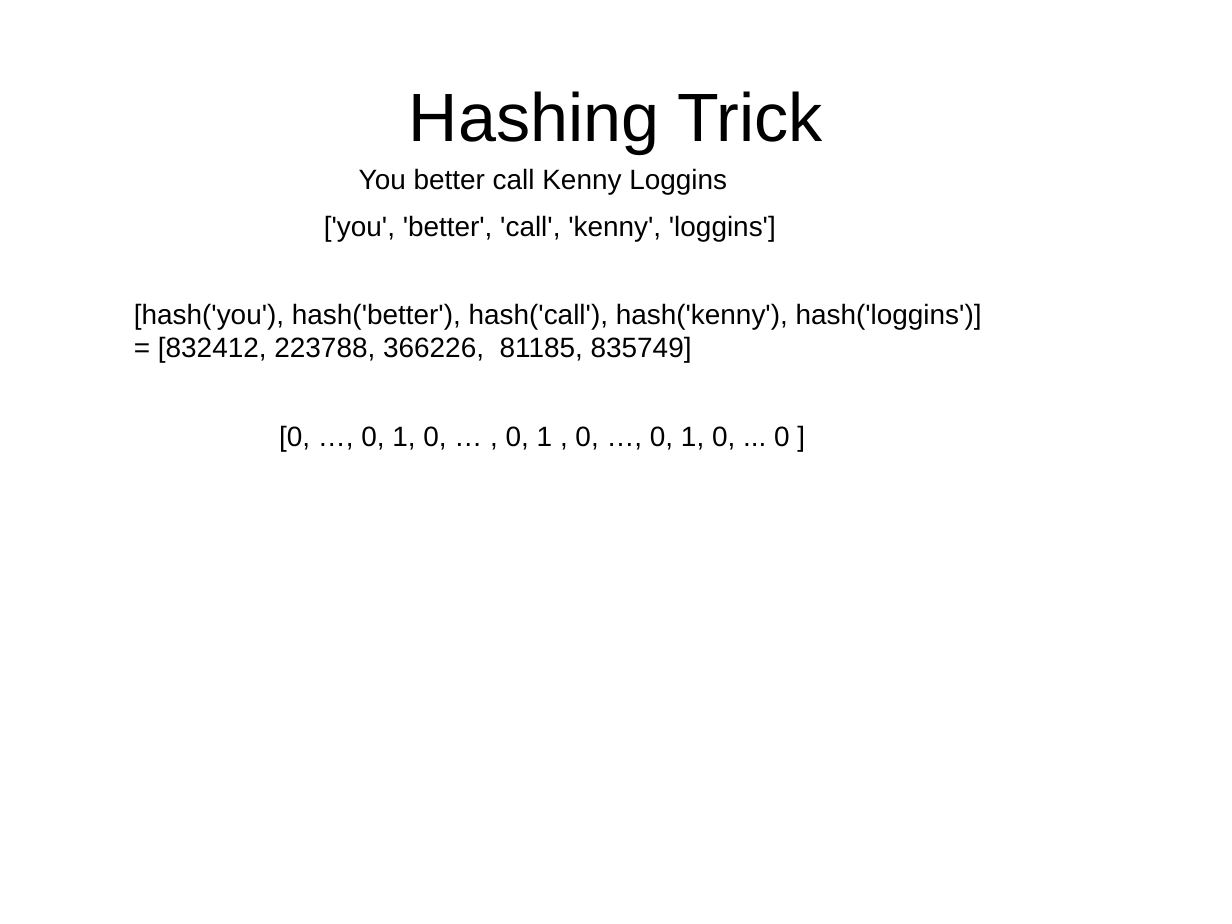
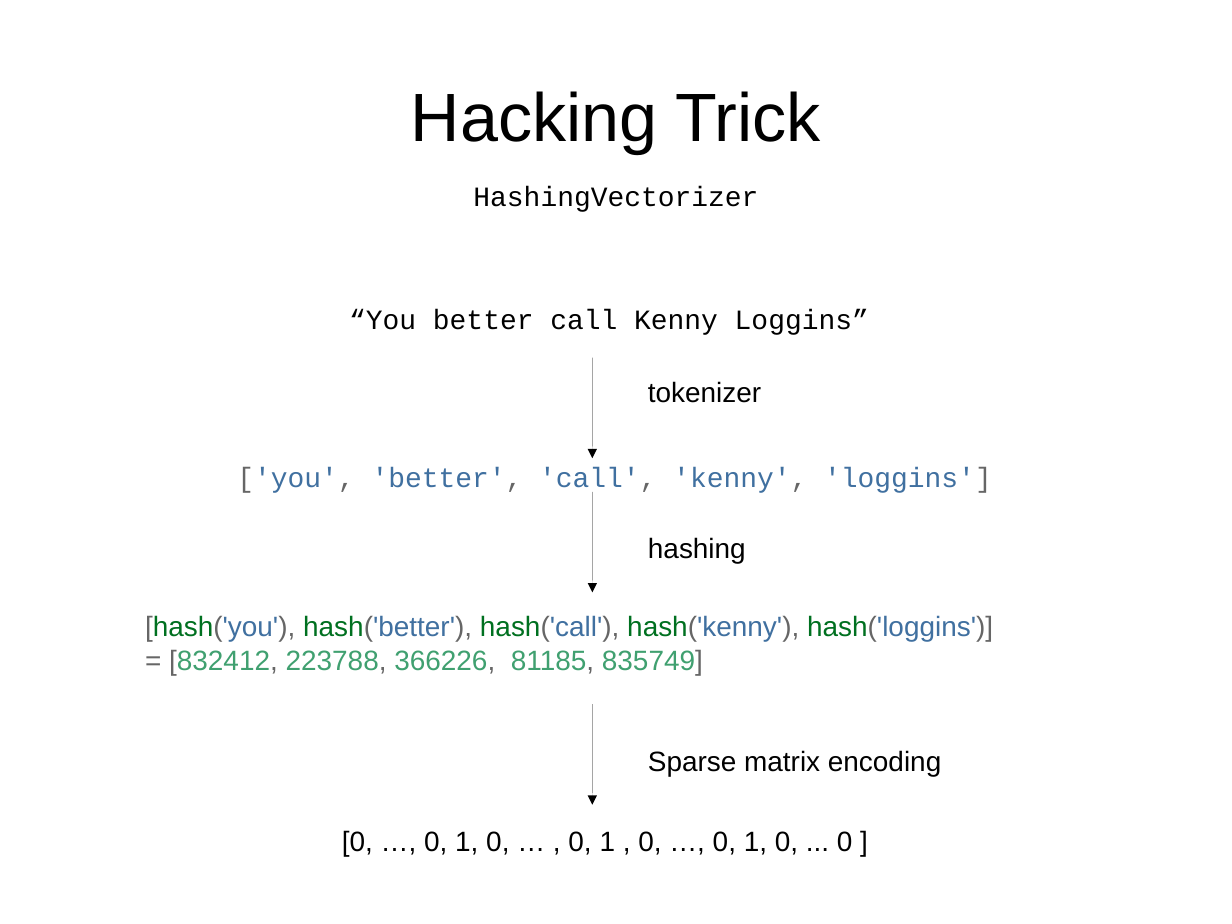
Before and after one commit to amueller/pydata-nyc-advanced-sklearn, a slide deck: slide 54 of presentation.odp (slide 51 before the commit). Drawn at 1232x924 pixels with LibreOffice and Linux fonts; fonts in the diff are those of the drawing. Boxes give left, top, right and bottom in pixels: in the first picture for what was removed or moved away, otherwise in the second. Text is boxed around its words. In the diff, an @@ line names an element or a change of style, - is before the commit and + after.

```diff
--- a/presentation.odp
+++ b/presentation.odp
@@ title at bbox=[411, 91, 820, 153]: text changed @@
-Hashing Trick
+Hacking Trick
@@ text added at bbox=[473, 187, 758, 212], 18 pt, text #000000 @@
+HashingVectorizer
@@ text at bbox=[349, 309, 869, 335]: text changed; font Arial to Courier New @@
-['you', 'better', 'call', 'kenny', 'loggins']
+“You better call Kenny Loggins”
@@ arrow added from (593, 358) to (593, 458), #000000 0 pt @@
@@ text added at bbox=[648, 381, 761, 403], 18 pt, text #000000 @@
+tokenizer
@@ text at bbox=[237, 468, 992, 496]: text changed; font Arial to Courier New; text colour #000000 to #4070A0 @@
-You better call Kenny Loggins
+['you', 'better', 'call', 'kenny', 'loggins']
@@ arrow added from (593, 492) to (593, 593), #000000 0 pt @@
@@ text added at bbox=[648, 537, 746, 563], 18 pt, text #000000 @@
+hashing
@@ text "[hash('you'), hash('better'), hash('call'), hash('kenny'), h ...": place and size @@
-text "[hash('you'), hash('better'), hash('call'), hash('kenny'), h ..." at bbox=[134, 303, 982, 362]
+text "[hash('you'), hash('better'), hash('call'), hash('kenny'), h ..." at bbox=[145, 615, 993, 675]
@@ text "[hash('you'), hash('better'), hash('call'), hash('kenny'), h ..." at bbox=[145, 615, 993, 675]: text colour #000000 to #666666 in "[hash('you'), hash('better'), hash('call'), hash('kenny'), h ...", "= [832412, 223788, 366226, 81185, 835749]"; text colour #000000 to #007020, text colour #000000 to #4070A0 in "[hash('you'), hash('better'), hash('call'), hash('kenny'), h ..."; text colour #000000 to #40A070 in "[832412, 223788, 366226, 81185, 835749]" @@
@@ arrow added from (593, 704) to (593, 805), #000000 0 pt @@
@@ text added at bbox=[648, 750, 941, 776], 18 pt, text #000000 @@
+Sparse matrix encoding
@@ text "[0, …, 0, 1, 0, ...": place and size @@
-text "[0, …, 0, 1, 0, ..." at bbox=[279, 425, 790, 452]
+text "[0, …, 0, 1, 0, ..." at bbox=[342, 830, 853, 856]
```
Also in this commit, not shown: 42 other slides changed, 26 slides added, 9 slides removed.
